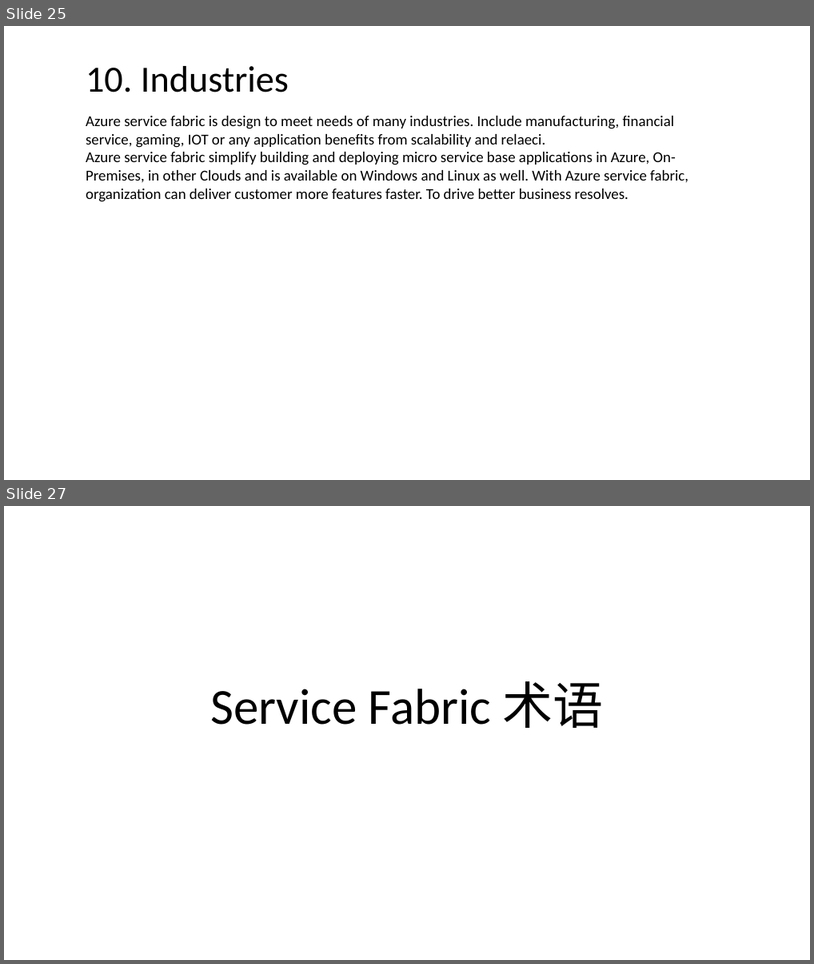
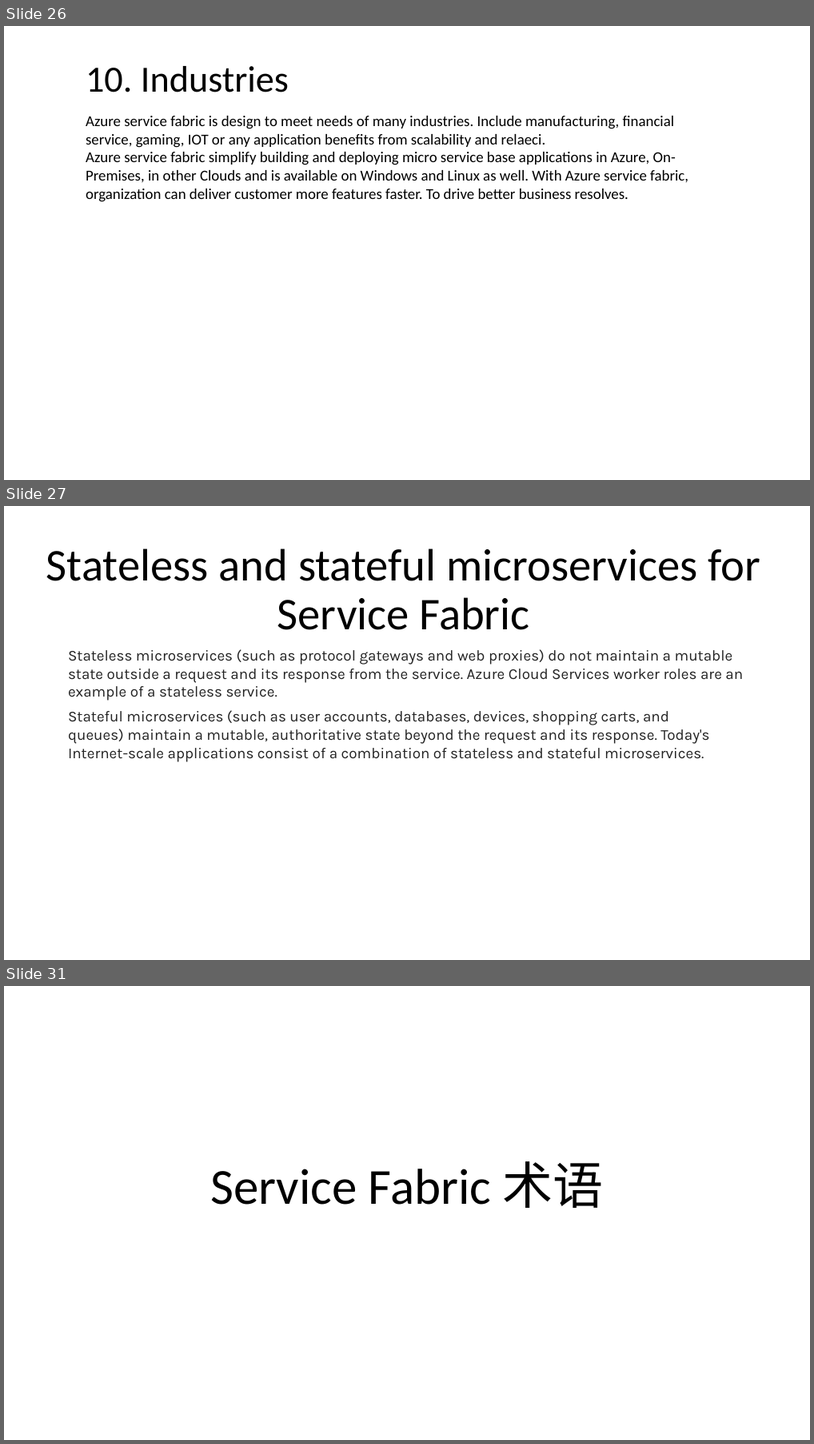
Before and after one commit to FredJiangFei/MyDocuments, a slide deck: 工作/Service Fabric/Service Fabric.pptx. Shown one above the other, each under a label of ours: slides 25 and 27 before the commit, slides 26, 27 and 31 after it; the slides between them are not shown. The pictures are 814x964 and 814x1444 pixels, drawn with LibreOffice and Linux fonts; fonts in the diff are those of the drawing. Boxes give left, top, right and bottom in pixels: in the first picture for what was removed or moved away, otherwise in the second. Text is boxed around its words. In the diff, an @@ line names an element or a change of style, - is before the commit and + after.

```diff
--- a/工作/Service Fabric/Service Fabric.pptx
+++ b/工作/Service Fabric/Service Fabric.pptx
@@ slide 27 added at <box>4,506,810,960</box>, background #FFFFFF @@
@@ title added at <box>46,548,762,630</box>, 54 pt, text #000000 @@
+Stateless and stateful microservices for Service Fabric
@@ text added at <box>68,649,743,700</box>, 18 pt, text #222222 @@
+Stateless microservices (such as protocol gateways and web proxies) do not maintain a mutable state outside a request and its response from the service. Azure Cloud Services worker roles are an example of a stateless service.
@@ text added at <box>68,710,710,762</box>, 18 pt, text #222222 @@
+Stateful microservices (such as user accounts, databases, devices, shopping carts, and queues) maintain a mutable, authoritative state beyond the request and its response. Today's Internet-scale applications consist of a combination of stateless and stateful microservices.
@@ what was slide 25 is now slide 26 @@
@@ what was slide 27 is now slide 31 @@
```
Also in this commit, not shown: 1 slide changed, 4 other slides added, 1 slide removed.
